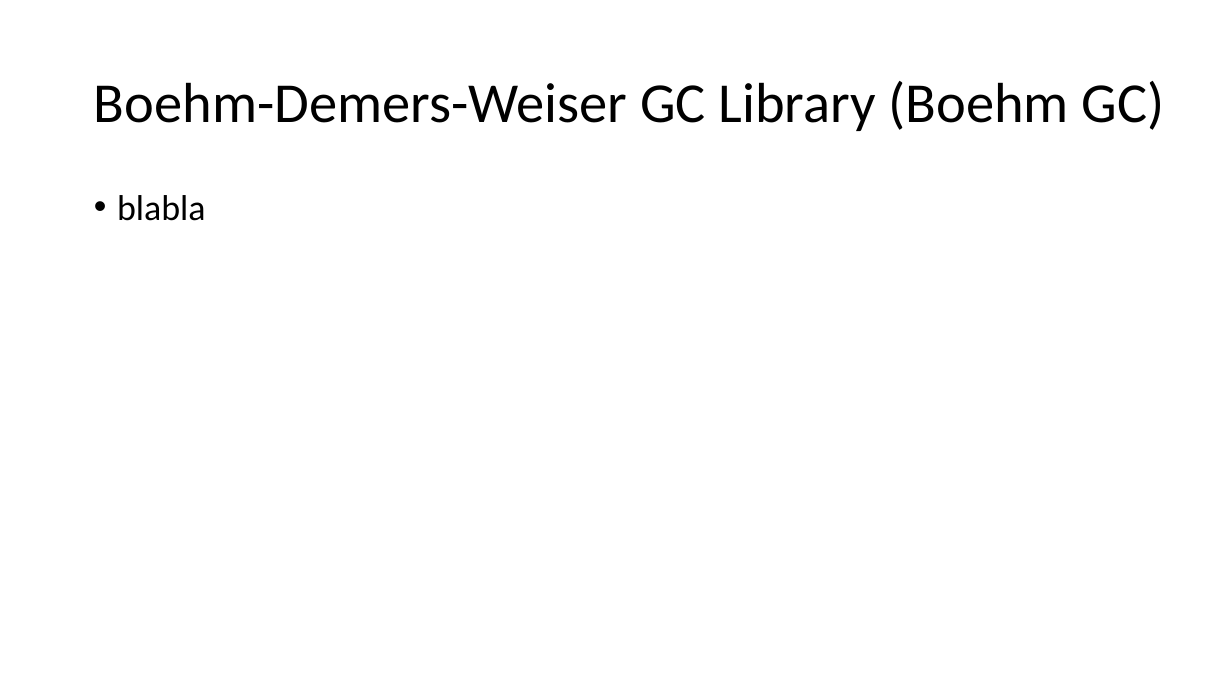
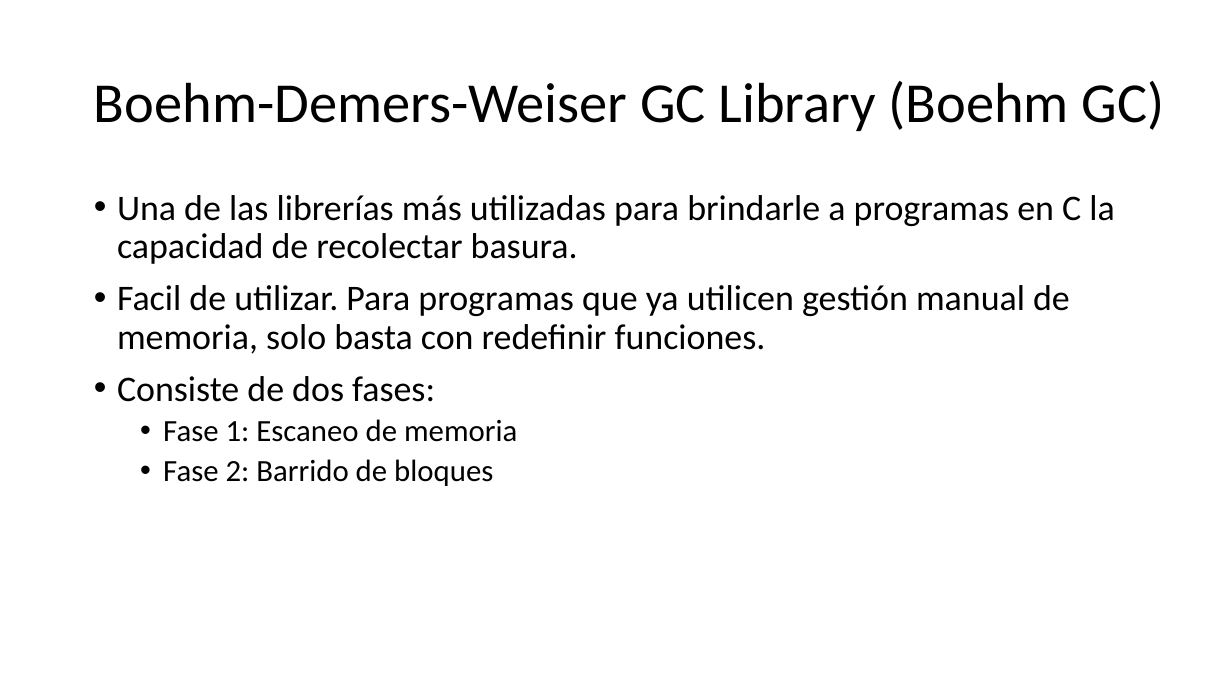
Before and after one commit to kfilella/Investigacion-Garbage-C, a slide deck: slide 4 of Recolección de Basura en C.pptx. Drawn at 1232x693 pixels with LibreOffice and Linux fonts; fonts in the diff are those of the drawing. Boxes give left, top, right and bottom in pixels: in the first picture for what was removed or moved away, otherwise in the second. Text is boxed around its words. In the diff, an @@ line names an element or a change of style, - is before the commit and + after.

```diff
--- a/Recolección de Basura en C.pptx
+++ b/Recolección de Basura en C.pptx
@@ text at [117,195,1114,486]: text changed @@
-• blabla
+• Una de las librerías más utilizadas para brindarle a programas en C la capacidad de recolectar basura.
+• Facil de utilizar. Para programas que ya utilicen gestión manual de memoria, solo basta con redefinir funciones.
+• Consiste de dos fases:
+  • Fase 1: Escaneo de memoria
+  • Fase 2: Barrido de bloques
```
Also in this commit, not shown: 2 other slides changed.
